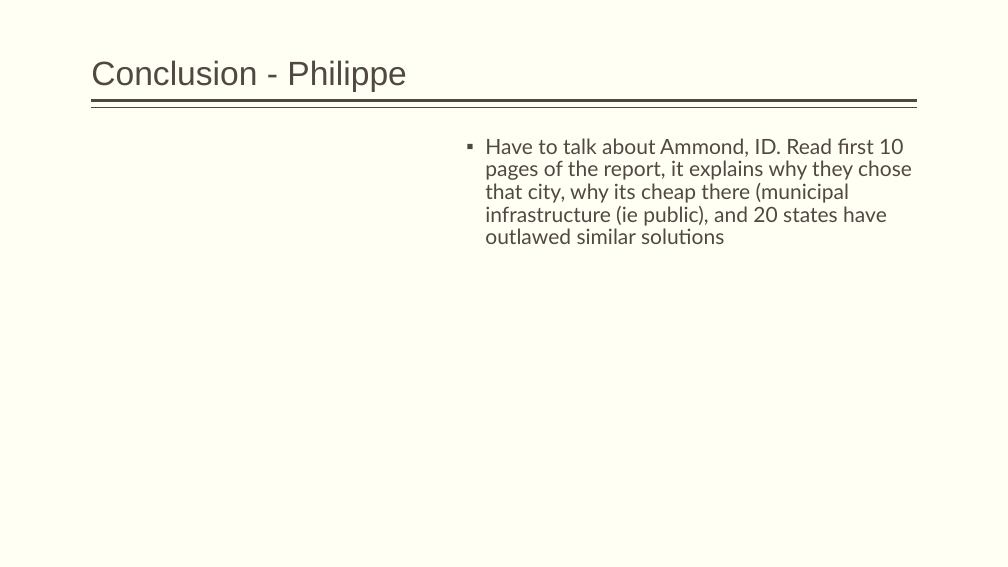
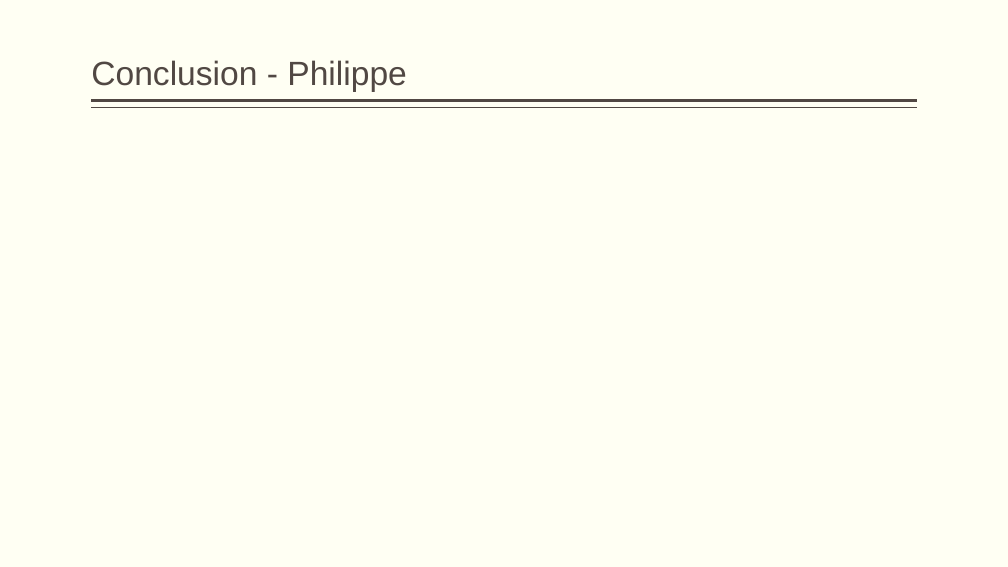
Before and after one commit to vsmolina/fiber_group, a slide deck: slide 13 of reports/Fiber_Group_Presenetation.pptx. Drawn at 1008x567 pixels with LibreOffice and Linux fonts; fonts in the diff are those of the drawing. Boxes give left, top, right and bottom in pixels: in the first picture for what was removed or moved away, otherwise in the second. Text is boxed around its words. In the diff, an @@ line names an element or a change of style, - is before the commit and + after.

```diff
--- a/reports/Fiber_Group_Presenetation.pptx
+++ b/reports/Fiber_Group_Presenetation.pptx
@@ text removed at (x1=485, y1=138, x2=912, y2=244) @@
-▪ Have to talk about Ammond, ID. Read first 10 pages of the report, it explains why they chose that city, why its cheap there (municipal infrastructure (ie public), and 20 states have outlawed similar solutions
```
Also in this commit, not shown: 2 other slides changed.
